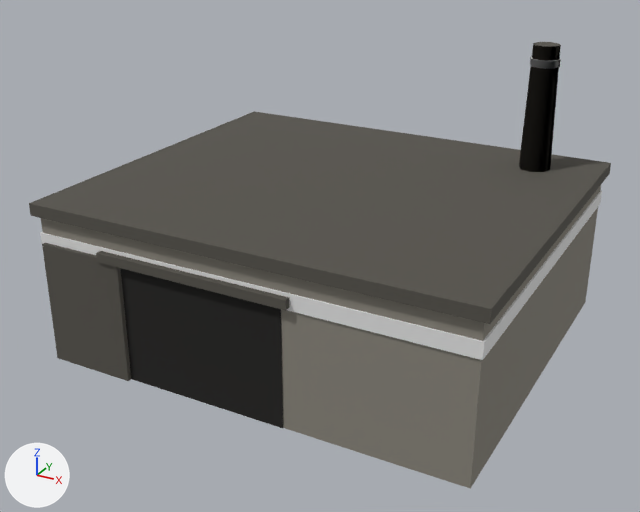
What one commit did to the glTF model assets/dist/dweller_building_robotfactory/lod2.glb.
Rendered twice from a 50 mm camera at (12.8, -24.6, 14.9) aimed at (-0.1, -1.0, 3.1). Lighting does not change. The marker at lower left points along +X, +Y and +Z. The first picture is the older version. Vertices at exactly the same position are counted once.

The older version as bpy lines, for what is in view:
```python
me_dweller_building_robotfactory = bpy.data.meshes.new('dweller_building_robotfactory')
me_dweller_building_robotfactory.from_pydata(...)  # a box spanning x -7.2..7.2, y -6.2..6.2, z 0.0..5.0, material slot 0; a box spanning x -7.4..7.4, y -6.4..6.4, z 5.0..5.4, material slot 1; a box spanning x -4.8..1.8, y -6.45..-6.15, z 4.0..4.3, material slot 1; a box spanning x -7.1..-4.1, y -6.38..-6.22, z 0.0..4.1, material slot 1; an 8-sided cut cone along z (radius 0.55 at the low end, 0.45 at the high end) spanning x 4.65..5.75, y 4.05..5.15, z 5.4..9.6, material slot 1; a box spanning x -4.5..1.5, y -6.23..-6.17, z 0.0..4.0, material slot 2; a box spanning x -7.25..7.25, y -6.25..6.25, z 3.9..4.4, material slot 3; an 8-sided cylinder along z spanning x 4.7..5.7, y 4.1..5.1, z 8.9..9.15, material slot 3
me_dweller_building_robotfactory.materials.append(mat_metal)  # grey #8a867c
me_dweller_building_robotfactory.materials.append(mat_metal_dark)  # dark grey #56534c
me_dweller_building_robotfactory.materials.append(mat_opening)  # black #1d1c1a
me_dweller_building_robotfactory.materials.append(mat_team_trim)  # white #e7e7e7
ob_dweller_building_robotfactory = bpy.data.objects.new('dweller_building_robotfactory', me_dweller_building_robotfactory)
ob_dweller_building_robotfactory.location = (0.0, 0.0, 0.0)
```
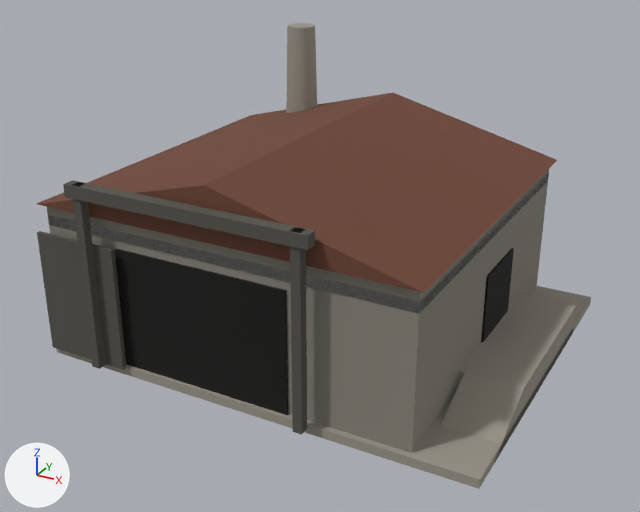
Changed parts and their boxes (x1, y1, x2, y2) in the pictures (640 x 512 px; the box of a moved part takes in the faces that stretch with it):
'dweller_building_robotfactory', reshaped
    before: (29, 42, 611, 489)
    after: (37, 23, 591, 489)
part 1 of me_dweller_building_robotfactory, added
    after: (56, 286, 591, 489)
part 2 of me_dweller_building_robotfactory, added
    after: (286, 23, 317, 113)
part 3 of me_dweller_building_robotfactory, moved or reshaped
    before: (42, 243, 131, 381)
    after: (37, 231, 126, 370)
part 4 of me_dweller_building_robotfactory, added
    after: (72, 182, 106, 369)
part 5 of me_dweller_building_robotfactory, added
    after: (290, 228, 307, 435)
part 6 of me_dweller_building_robotfactory, added
    after: (63, 180, 315, 250)
part 7 of me_dweller_building_robotfactory, moved or reshaped
    before: (120, 268, 283, 428)
    after: (115, 249, 288, 415)
part 8 of me_dweller_building_robotfactory, added (black)
    after: (481, 248, 514, 342)
part 9 of me_dweller_building_robotfactory, added
    after: (48, 172, 549, 314)
part 10 of me_dweller_building_robotfactory, rebuilt (10% narrower, 7% shorter)
    before: (41, 185, 601, 489)
    after: (47, 169, 549, 453)
part 11 of me_dweller_building_robotfactory, rebuilt (11% narrower, 6% shorter)
    before: (29, 111, 611, 324)
    after: (37, 93, 557, 293)
part 12 of me_dweller_building_robotfactory, deleted
    before: (519, 42, 561, 172)
part 13 of me_dweller_building_robotfactory, deleted
    before: (530, 56, 561, 69)
part 14 of me_dweller_building_robotfactory, deleted
    before: (96, 251, 289, 311)
part 15 of me_dweller_building_robotfactory, deleted
    before: (40, 190, 602, 360)
part 16 of me_dweller_building_robotfactory, added
    after: (441, 293, 576, 465)

The change in detail:
Material 'concrete' (mat_concrete) is new.
Its base color is (0.323, 0.301, 0.254) (grey #9a958a).
Its roughness is 1.0.
Material 'rust_roof' (mat_rust_roof) is new.
Its base color is (0.159, 0.0612, 0.0369) (brown #6f4636).
Its roughness is 1.0.
me_dweller_building_robotfactory is used by ob_dweller_building_robotfactory; location (0.0, 0.0, 0.0).
me_dweller_building_robotfactory had 84 vertices, 136 faces and spanned x -7.4..7.4, y -6.45..6.4, z 0.0..9.6.
me_dweller_building_robotfactory now has 108 vertices, 166 faces and spans x -7.4..7.4, y -6.65..6.4, z 0.0..9.3.
me_dweller_building_robotfactory part 1: a new loose piece, a box spanning x -7.4..7.4, y -6.1..6.1, z 0.0..0.3, in mat_concrete (grey #9a958a).
me_dweller_building_robotfactory part 2: a new loose piece, an 8-sided cut cone along z (radius 0.8 at the low end, 0.55 at the high end) spanning x -5.4..-3.8, y 4.8..6.4, z 0.3..9.3, in mat_concrete (grey #9a958a).
me_dweller_building_robotfactory part 3: the loose piece of 8 vertices spanning x -7.1..-4.1, y -6.38..-6.22, z 0.0..4.1 is moved by (-0.25, 0.08, 0.3).
me_dweller_building_robotfactory part 4: a new loose piece, a box spanning x -5.35..-5.05, y -6.6..-6.3, z 0.3..6.4, in mat_metal_dark (dark grey #56534c).
me_dweller_building_robotfactory part 5: a new loose piece, a box spanning x 2.05..2.35, y -6.6..-6.3, z 0.3..6.4, in mat_metal_dark (dark grey #56534c).
me_dweller_building_robotfactory part 6: a new loose piece, a box spanning x -5.6..2.6, y -6.65..-6.25, z 6.0..6.4, in mat_metal_dark (dark grey #56534c).
me_dweller_building_robotfactory part 7: the loose piece of 8 vertices spanning x -4.5..1.5, y -6.23..-6.17, z 0.0..4.0 is moved by (0.0, 0.27, 0.3).
me_dweller_building_robotfactory part 8: a new loose piece, a box spanning x 5.39..5.47, y -0.5..2.0, z 1.1..3.4, in mat_opening (black #12110f).
me_dweller_building_robotfactory part 9: a new loose piece, a box spanning x -7.2..5.4, y -5.9..5.9, z 4.55..4.9, in mat_team_trim (white #e7e7e7).
me_dweller_building_robotfactory part 10: the loose piece of 8 vertices spanning x -7.2..7.2, y -6.2..6.2, z 0.0..5.0 is rebuilt with 8 vertices and now spans x -7.2..5.4, y -5.9..5.9, z 0.3..5.3.
me_dweller_building_robotfactory part 11: the loose piece of 8 vertices spanning x -7.4..7.4, y -6.4..6.4, z 5.0..5.4 is rebuilt with 6 vertices and now spans x -7.4..5.6, y -6.15..6.15, z 5.3..7.0, in mat_rust_roof (brown #6f4636).
me_dweller_building_robotfactory part 12: the loose piece of 18 vertices spanning x 4.65..5.75, y 4.05..5.15, z 5.4..9.6 is deleted.
me_dweller_building_robotfactory part 13: the loose piece of 18 vertices spanning x 4.7..5.7, y 4.1..5.1, z 8.9..9.15 is deleted.
me_dweller_building_robotfactory part 14: the loose piece of 8 vertices spanning x -4.8..1.8, y -6.45..-6.15, z 4.0..4.3 is deleted.
me_dweller_building_robotfactory part 15: the loose piece of 8 vertices spanning x -7.25..7.25, y -6.25..6.25, z 3.9..4.4 is deleted.
Part 16, on me_dweller_building_robotfactory:
7 vertices are added at x 5.4..7.4, y -5.0..3.5, z 0.0.
5 new vertices lie (0.0, 0.0, 1.1) away from vertices in x 5.4..7.4, y -2.5..3.5, z 0.0.
20 new faces join them, mat_concrete (grey #9a958a).
me_dweller_building_robotfactory gains material mat_concrete (grey #9a958a).
me_dweller_building_robotfactory gains material mat_rust_roof (brown #6f4636).
